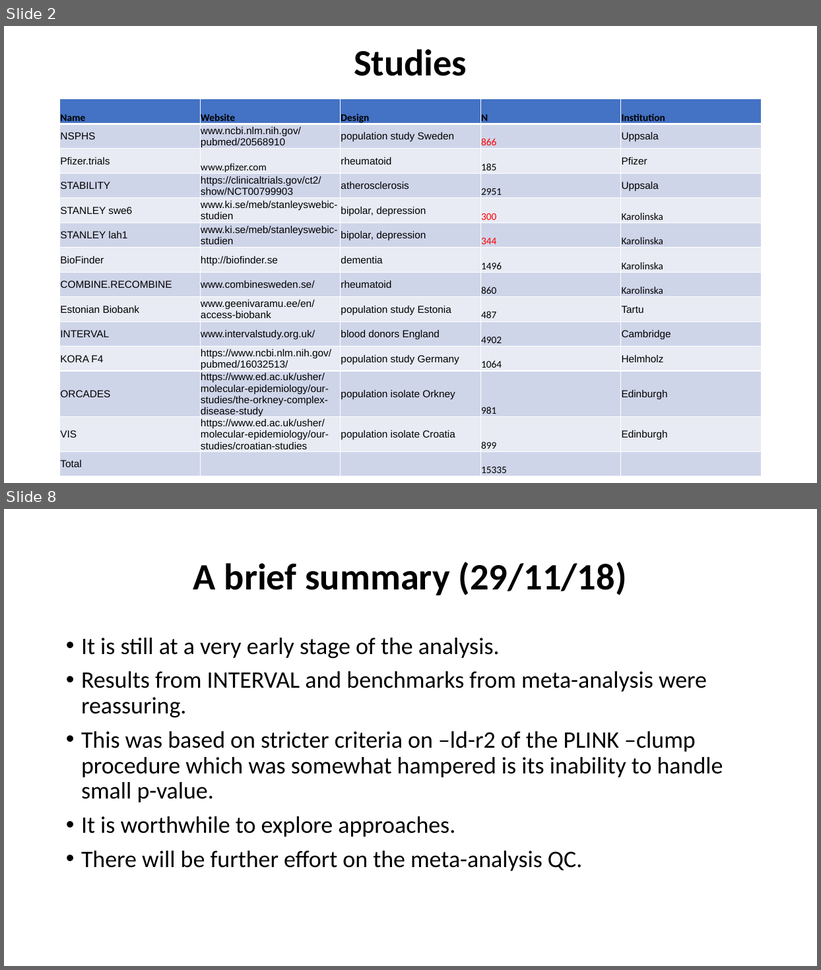
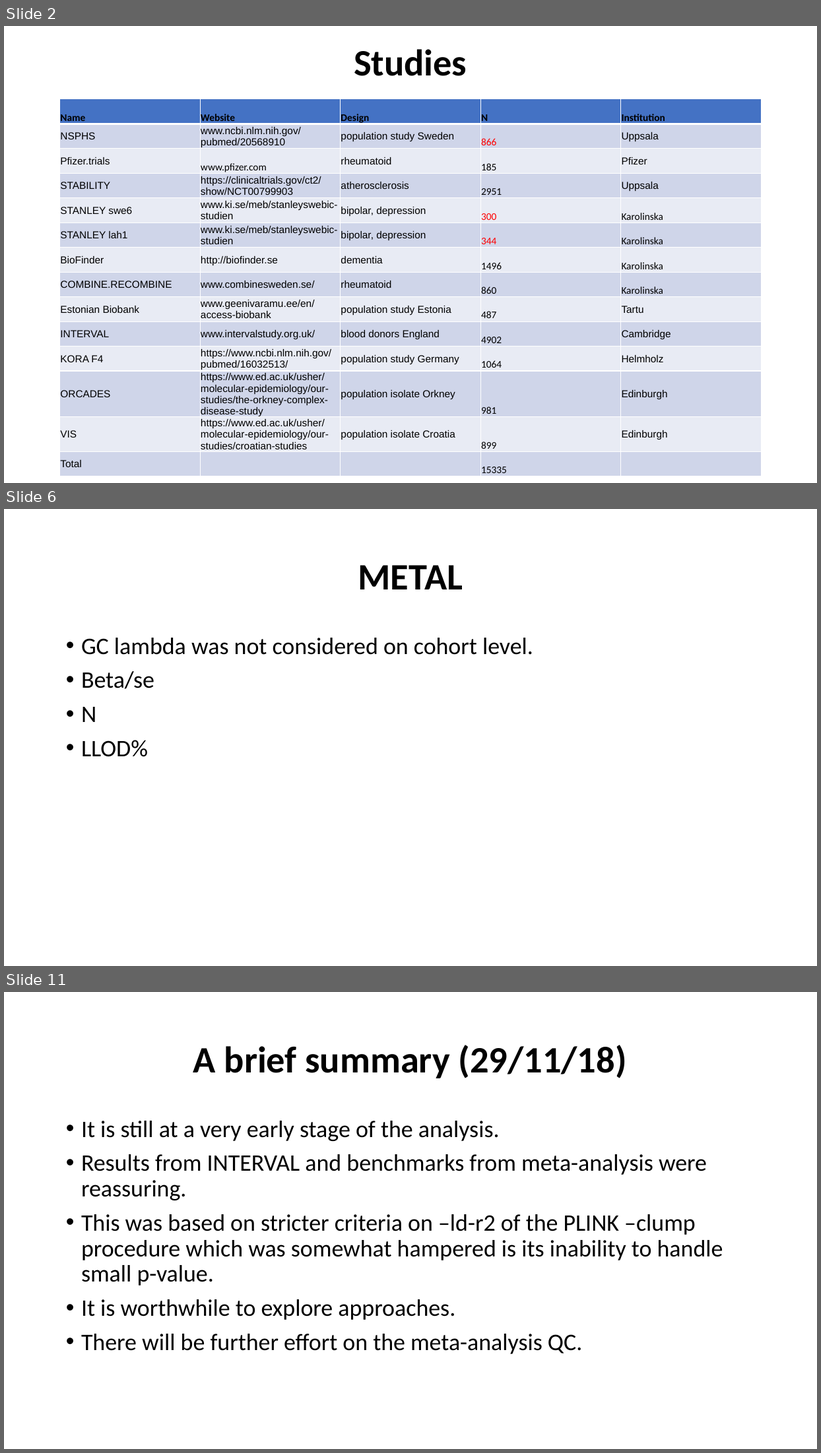
Before and after one commit to jinghuazhao/INF, a slide deck: doc/SCALLOP_INF1-120419.pptx. Shown one above the other, each under a label of ours: slides 2 and 8 before the commit, slides 2, 6 and 11 after it; the slides between them are not shown. The pictures are 821x970 and 821x1453 pixels, drawn with LibreOffice and Linux fonts; fonts in the diff are those of the drawing. Boxes give left, top, right and bottom in pixels: in the first picture for what was removed or moved away, otherwise in the second. Text is boxed around its words. In the diff, an @@ line names an element or a change of style, - is before the commit and + after.

```diff
--- a/doc/SCALLOP_INF1-120419.pptx
+++ b/doc/SCALLOP_INF1-120419.pptx
@@ slide 6 added at box(4, 509, 817, 966), background #FFFFFF @@
@@ title added at box(358, 565, 463, 590), 44 pt, text #000000, bold @@
+METAL
@@ text added at box(81, 638, 533, 757), 28 pt, text #000000 @@
+• GC lambda was not considered on cohort level.
+• Beta/se
+• N
+• LLOD%
@@ what was slide 8 is now slide 11 @@
```
Also in this commit, not shown: 7 slides changed, 4 other slides added, 2 slides removed.
